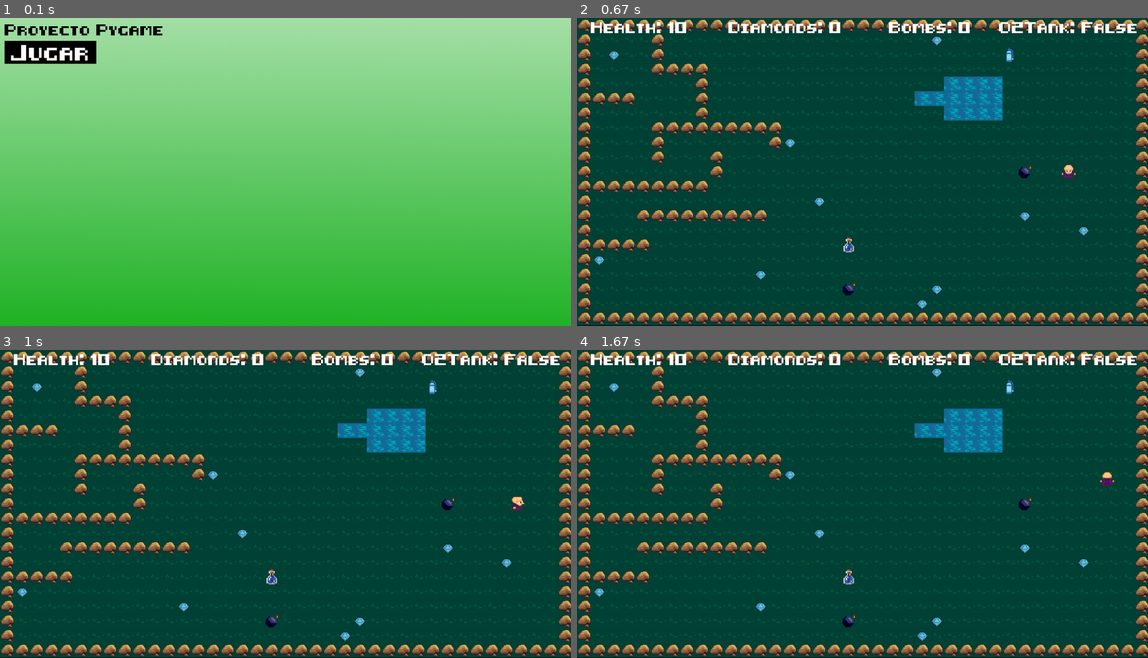
Above: before the commit, frames 1-4 (two rows, left to right).
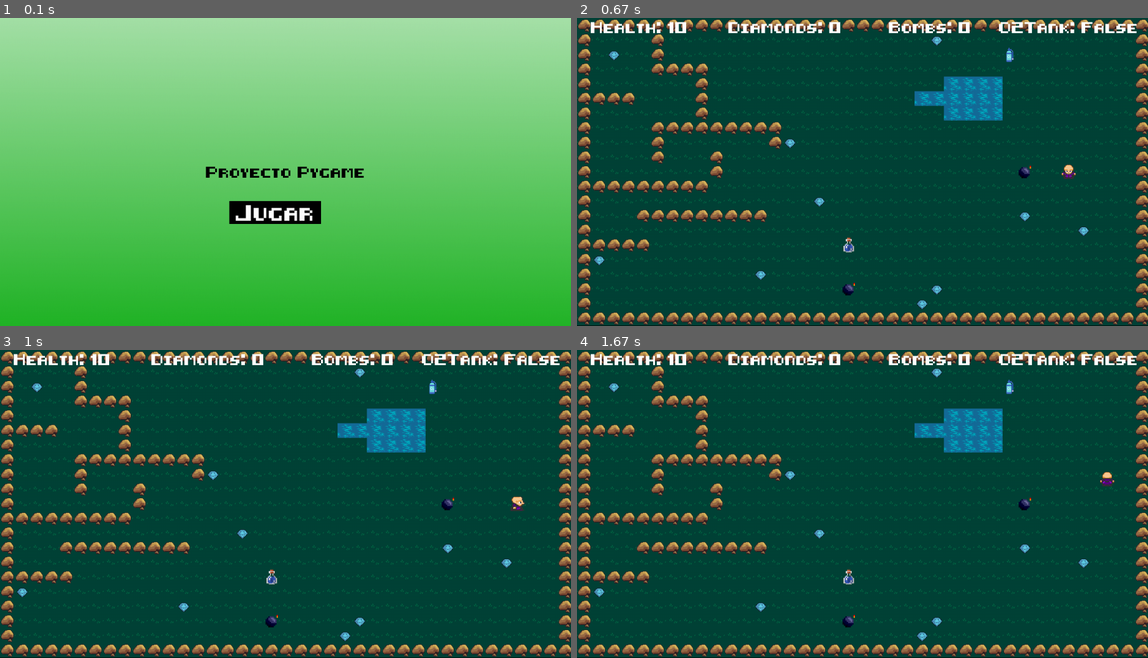
Above: after the commit, the same moments.

Repository: FernandoCDD/ProyectoPygame
Game: pygame game, started from main.py
Two runs of this game, one before a commit and one after it. Both use one fixed random seed, a clock stepped at 60 frames per second and the inputs below.
Inputs (mouse positions are in pixels of both pictures, inside the frame that each line leads up to):
- Up to frame 1 (0.1 s): no input
- Up to frame 2 (0.67 s): click (622, 30) at 0.38 s
- Up to frame 3 (1 s): hold Right from 0.67 s (still down); move the mouse to (262, 519) at 0.7 s
- Up to frame 4 (1.67 s): release Right at 1.13 s; hold Up 1.17-1.47 s

The runs differ from the first frame. In frame 1, 3.5% of the frame differs, in the area x 0-64%, y 2-67%; in frame 2, nothing differs; in frame 3, nothing differs; in frame 4, nothing differs.

Commit message:
Cambiar las rutas

Diff:
--- a/config.py
+++ b/config.py
@@ -19,32 +19,32 @@
 BLUE = (0, 0, 255)
 WHITE = (255, 255, 255)
 
-BOMB_SPRITE = pygame.image.load("C:/Users/ferna/OneDrive/Escritorio/2ºDAM/SGE/ProyectoPygame/images/bomb.png")
-POTION_SPRITE = pygame.image.load("C:/Users/ferna/OneDrive/Escritorio/2ºDAM/SGE/ProyectoPygame/images/potion.png")
-DIAMOND_SPRITE = pygame.image.load("C:/Users/ferna/OneDrive/Escritorio/2ºDAM/SGE/ProyectoPygame/images/diamante.png")
-O2_TANK = pygame.image.load("C:/Users/ferna/OneDrive/Escritorio/2ºDAM/SGE/ProyectoPygame/images/O2Tank.png")
+BOMB_SPRITE = pygame.image.load("C:/Users/claro.defer21_triana/Documents/2ºDAM/SGE/ProyectoPygame/images/bomb.png")
+POTION_SPRITE = pygame.image.load("C:/Users/claro.defer21_triana/Documents/2ºDAM/SGE/ProyectoPygame/images/potion.png")
+DIAMOND_SPRITE = pygame.image.load("C:/Users/claro.defer21_triana/Documents/2ºDAM/SGE/ProyectoPygame/images/diamante.png")
+O2_TANK = pygame.image.load("C:/Users/claro.defer21_triana/Documents/2ºDAM/SGE/ProyectoPygame/images/O2Tank.png")
 
 BOMB_SOUND = pygame.mixer.Sound(
-    'C:/Users/ferna/OneDrive/Escritorio/2ºDAM/SGE/ProyectoPygame/sounds/Y2meta.app - 8- bit explosion sound effect ['
+    'C:/Users/claro.defer21_triana/Documents/2ºDAM/SGE/ProyectoPygame/sounds/Y2meta.app - 8- bit explosion sound effect ['
     'SFX] (128 kbps).mp3')
 
 POTION_SOUND = pygame.mixer.Sound(
-    'C:/Users/ferna/OneDrive/Escritorio/2ºDAM/SGE/ProyectoPygame/sounds/Y2meta.app - Undertale Sound Effect - Heal ('
+    'C:/Users/claro.defer21_triana/Documents/2ºDAM/SGE/ProyectoPygame/sounds/Y2meta.app - Undertale Sound Effect - Heal ('
     '128 kbps).mp3')
 
 WALK_SOUND = pygame.mixer.Sound(
-    'C:/Users/ferna/OneDrive/Escritorio/2ºDAM/SGE/ProyectoPygame/sounds/Y2meta.app - Single Footstep In Grass (128 '
+    'C:/Users/claro.defer21_triana/Documents/2ºDAM/SGE/ProyectoPygame/sounds/Y2meta.app - Single Footstep In Grass (128 '
     'kbps).mp3')
 
 ITEM_COLLECT_SOUND = pygame.mixer.Sound(
-    'C:/Users/ferna/OneDrive/Escritorio/2ºDAM/SGE/ProyectoPygame/sounds/tomp3.cc - Item collect  Sound Effect.mp3')
+    'C:/Users/claro.defer21_triana/Documents/2ºDAM/SGE/ProyectoPygame/sounds/tomp3.cc - Item collect  Sound Effect.mp3')
 
 WIN_SOUND = pygame.mixer.Sound(
-    'C:/Users/ferna/OneDrive/Escritorio/2ºDAM/SGE/ProyectoPygame/sounds/Y2meta.app - Win sound effect no copyright ('
+    'C:/Users/claro.defer21_triana/Documents/2ºDAM/SGE/ProyectoPygame/sounds/Y2meta.app - Win sound effect no copyright ('
     '128 kbps).mp3')
 
 HIT_SOUND = pygame.mixer.Sound(
-    'C:/Users/ferna/OneDrive/Escritorio/2ºDAM/SGE/ProyectoPygame/sounds/Y2meta.app - Punch Sound Effect - Gaming SFX (128 kbps).mp3')
+    'C:/Users/claro.defer21_triana/Documents/2ºDAM/SGE/ProyectoPygame/sounds/Y2meta.app - Punch Sound Effect - Gaming SFX (128 kbps).mp3')
 
 GAME_SOUND = pygame.mixer.Sound(
-    'C:/Users/ferna/OneDrive/Escritorio/2ºDAM/SGE/ProyectoPygame/sounds/Y2meta.app - Mega Man 2 Medley 8-Bit (NES) (128 kbps).mp3')
+    'C:/Users/claro.defer21_triana/Documents/2ºDAM/SGE/ProyectoPygame/sounds/Y2meta.app - Mega Man 2 Medley 8-Bit (NES) (128 kbps).mp3')
--- a/main.py
+++ b/main.py
@@ -16,10 +16,9 @@
         self.clock = pygame.time.Clock()
         self.running = True
         self.font = pygame.font.Font(
-            'C:/Users/ferna/OneDrive/Escritorio/2ºDAM/SGE/ProyectoPygame/fonts/8-bit-hud.ttf', 20)
+            'C:/Users/claro.defer21_triana/Documents/2ºDAM/SGE/ProyectoPygame/fonts/8-bit-hud.ttf', 20)
 
         self.character_spritesheet = SpriteSheet('images/character.png')
-        self.character_with_potion_spritesheet = SpriteSheet('images/sprites_personaje_with_potion.png')
         self.floor_spritesheet = SpriteSheet('images/tileset.png')
         self.water_spritesheet = SpriteSheet('images/tileset.png')
         self.wall_spritesheet = SpriteSheet('images/tileset.png')
@@ -169,9 +168,9 @@
         intro = True
 
         title = self.font.render('Proyecto Pygame', True, BLACK)
-        title_rect = title.get_rect(x=10, y=10)
-
-        play_button = Button(10, 50, 200, 50, WHITE, BLACK, 'Jugar', 28)
+        title_rect = title.get_rect(center=(WIN_WIDTH / 2, WIN_HEIGHT / 2))
+
+        play_button = Button(500, 400, 200, 50, WHITE, BLACK, 'Jugar', 28)
 
         while intro:
             for event in pygame.event.get():
--- a/models/button.py
+++ b/models/button.py
@@ -6,7 +6,7 @@
 
     def __init__(self, x, y, width, height, fg, bg, content, fontsize):
         self.font = pygame.font.Font(
-            'C:/Users/ferna/OneDrive/Escritorio/2ºDAM/SGE/ProyectoPygame/fonts/8-bit-hud.ttf', fontsize)
+            'C:/Users/claro.defer21_triana/Documents/2ºDAM/SGE/ProyectoPygame/fonts/8-bit-hud.ttf', fontsize)
         self.content = content
 
         self.x = x
--- a/models/items.py
+++ b/models/items.py
@@ -1,6 +1,5 @@
 import pygame
 from config import *
-
 
 class Diamond(pygame.sprite.Sprite):
     def __init__(self, game, x, y):
--- a/models/player.py
+++ b/models/player.py
@@ -160,26 +160,32 @@
             if hits:
                 if self.x_change > 0:
                     self.rect.x = hits[0].rect.left - self.rect.width
+                    if not self.oxygen:
+                        HIT_SOUND.play()
+                        time.sleep(0.2)
+                        self.health -= 3
                 if self.x_change < 0:
                     self.rect.x = hits[0].rect.right
-
-                if not self.oxygen:
-                    HIT_SOUND.play()
-                    time.sleep(0.2)
-                    self.health -= 3
+                    if not self.oxygen:
+                        HIT_SOUND.play()
+                        time.sleep(0.2)
+                        self.health -= 3
 
         if direction == "y":
             hits = pygame.sprite.spritecollide(self, self.game.water, False)
             if hits:
                 if self.y_change > 0:
                     self.rect.y = hits[0].rect.top - self.rect.height
+                    if not self.oxygen:
+                        HIT_SOUND.play()
+                        time.sleep(0.2)
+                        self.health -= 3
                 if self.y_change < 0:
                     self.rect.y = hits[0].rect.bottom
-
-                if not self.oxygen:
-                    HIT_SOUND.play()
-                    time.sleep(0.2)
-                    self.health -= 3
+                    if not self.oxygen:
+                        HIT_SOUND.play()
+                        time.sleep(0.2)
+                        self.health -= 3
 
         if self.health == 0:
             self.kill()
Binary file added: images/tileset2.png
